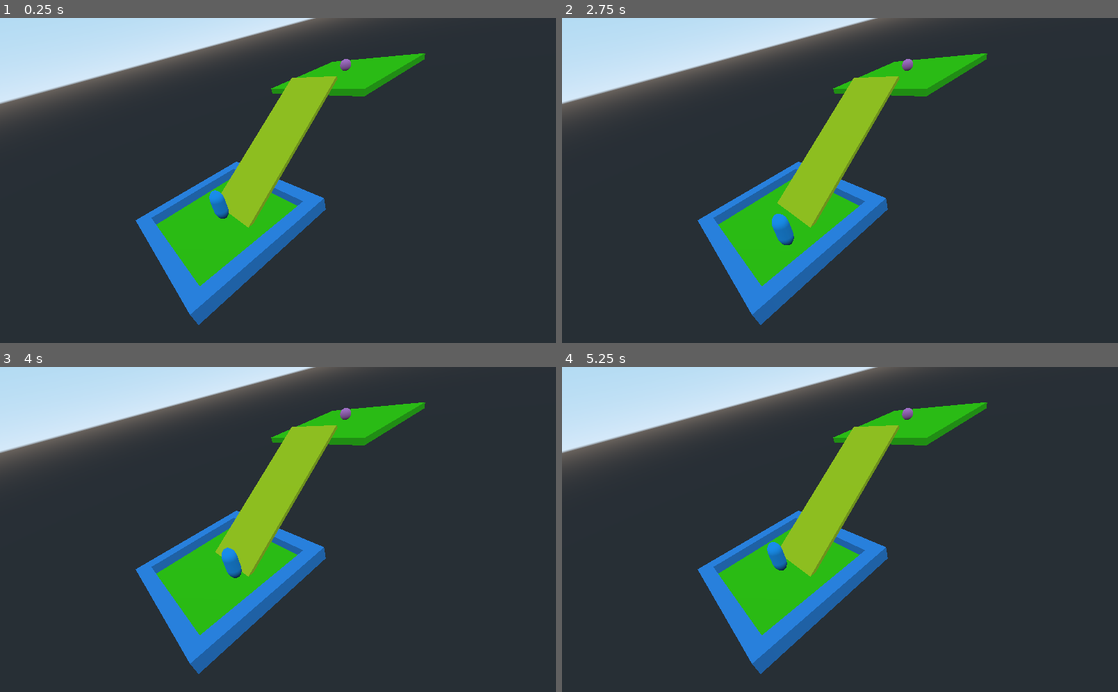
Above: before the commit, frames 1-4 (two rows, left to right).
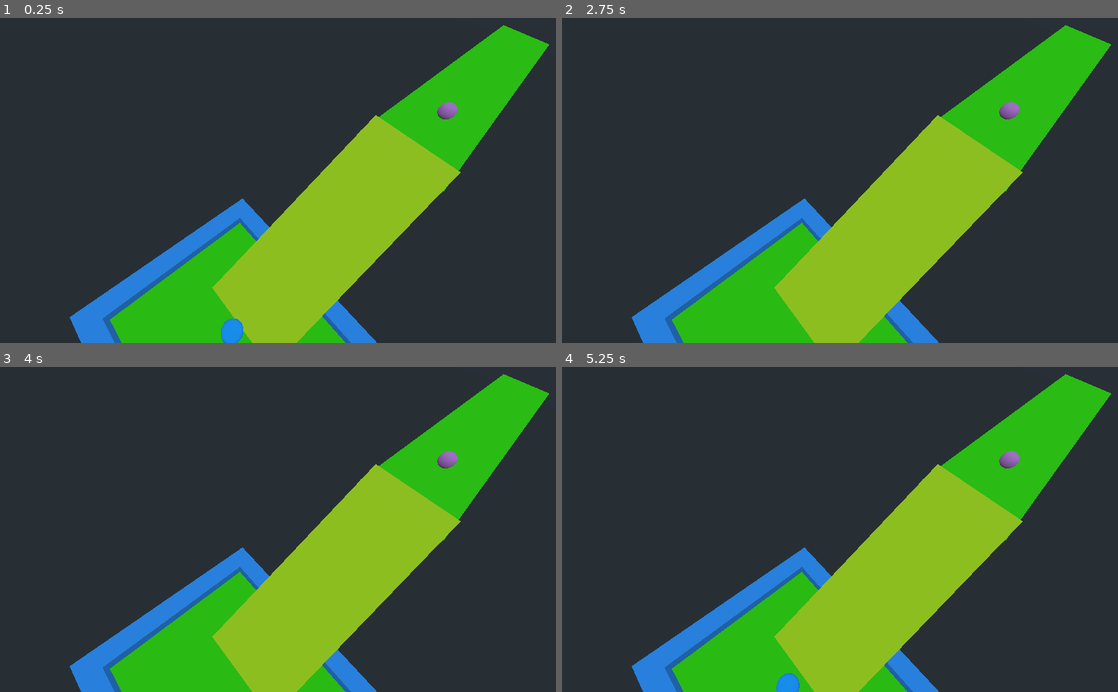
Above: after the commit, the same moments.

Repository: mine-studio/godot-demo-basic3D
Game: Godot game, scene res://Main.tscn
Same seed, same stepped clock (60 frames per second), same inputs: the game is played once before the commit and once after it.
Inputs:
- Up to frame 1 (0.25 s): no input
- Up to frame 2 (2.75 s): tap Enter at 0.5 s; hold Right (ui_right) 0.53-1.28 s; hold Down (ui_down) 1.28-2.03 s; hold Right (ui_right) from 2.03 s (still down)
- Up to frame 3 (4 s): release Right (ui_right) at 2.78 s; hold Up (ui_up) 2.78-3.53 s; hold Left (ui_left) from 3.53 s (still down)
- Up to frame 4 (5.25 s): tap Space at 4.25 s; release Left (ui_left) at 5.03 s; hold Down (ui_down) from 5.03 s (still down)

The runs differ from the first frame. In frame 1, 46% of the frame differs, in the area x 0-99%, y 0-100%; in frame 2, 46%; in frame 3, 46%; in frame 4, 46%.

Commit message:
android screenshot

Diff:
--- a/Main.tscn
+++ b/Main.tscn
@@ -24,7 +24,7 @@
 transform = Transform( -4.37114e-008, 0, -1, 0, 1, 0, 1, 0, -4.37114e-008, 0, 1, -9 )
 
 [node name="EndPlatform" parent="." instance=ExtResource( 1 )]
-transform = Transform( 1, 0, 0, 0, 1, 0, 0, 0, 1, 0, 12, -32 )
+transform = Transform( 0.5, 0, 0, 0, 1, 0, 0, 0, 3.05, 0, 12.0557, -51.9236 )
 
 [node name="Ramp" parent="." instance=ExtResource( 3 )]
 transform = Transform( 1.05, 0, 0, 0, 0.818394, -0.4725, 0, 0.44625, 0.772928, 0, 7, -12 )
@@ -37,4 +37,4 @@
 transform = Transform( 1, 0, 0, 0, 1, 0, 0, 0, 1, 0, 13.5258, -32.5729 )
 
 [node name="Camera" type="Camera" parent="."]
-transform = Transform( 0.658563, -0.280767, 0.698187, -0.221425, 0.814421, 0.536367, -0.719212, -0.507827, 0.474179, 28, 22, 8 )
+transform = Transform( 0.681045, -0.650361, 0.336464, 0.137522, 0.564926, 0.813601, -0.719212, -0.507828, 0.474179, 1, 29, 0 )
Not shown, changed: export_presets.cfg
Binary file added: screenshot.png
Not shown, changed: .gitignore
Not shown, changed: README.md
